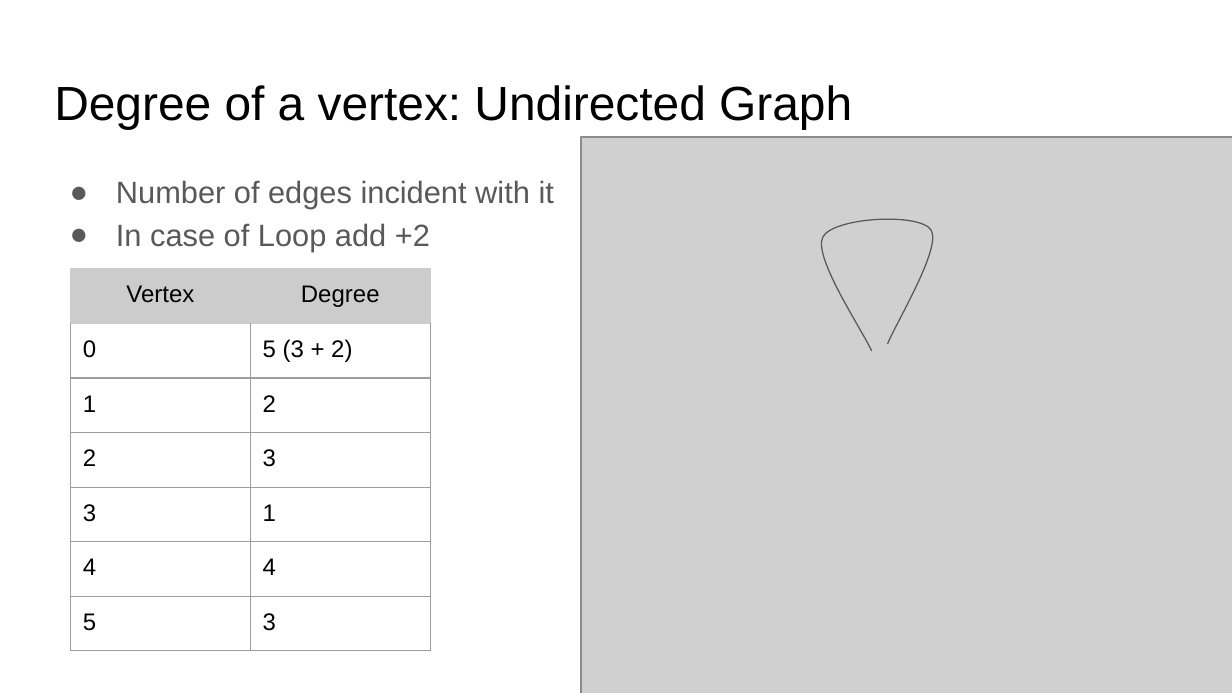
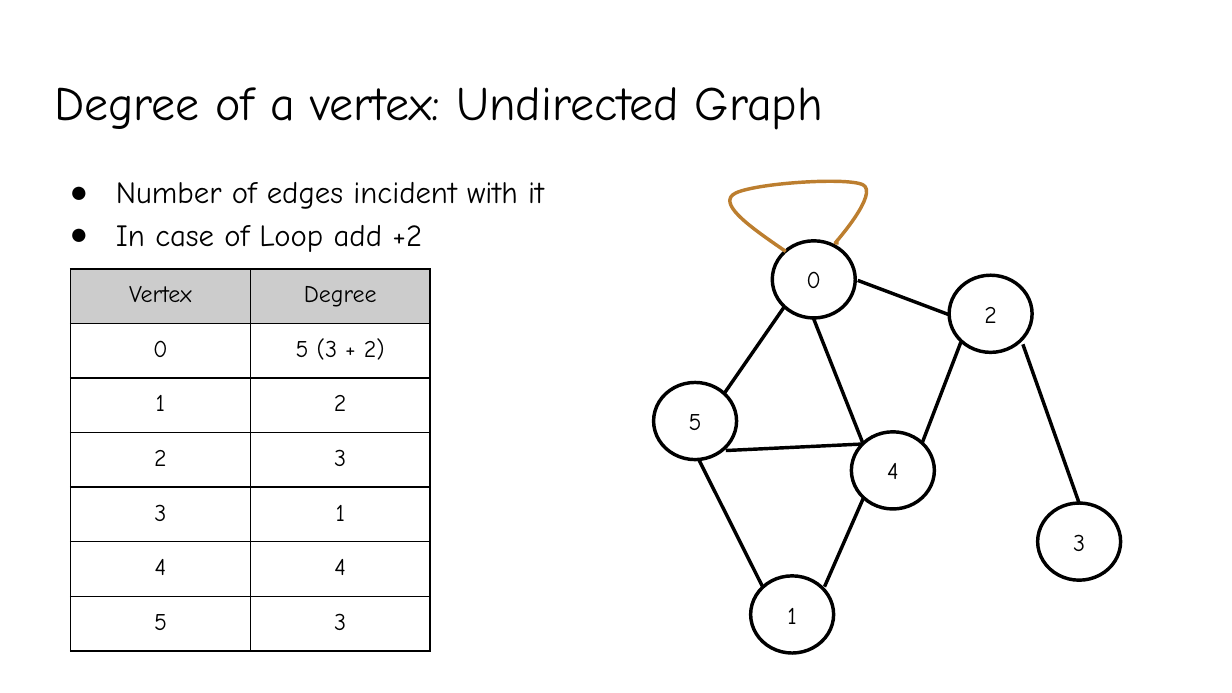
Before and after one commit to YeasirRayhanPrince/yeasirrayhanprince.github.io, a slide deck: slide 22 of cse106/slides/Lecture8.pptx (slide 21 before the commit). Drawn at 1232x693 pixels with LibreOffice and Linux fonts; fonts in the diff are those of the drawing; grey boxes stand for pictures. Boxes give left, top, right and bottom in pixels: in the first picture for what was removed or moved away, otherwise in the second. Text is boxed around its words. In the diff, an @@ line names an element or a change of style, - is before the commit and + after.

```diff
--- a/cse106/slides/Lecture8.pptx
+++ b/cse106/slides/Lecture8.pptx
@@ title "Degree of a vertex: Undirected ..." at [54, 87, 823, 130]: font Arial to Comic Neue @@
@@ picture removed at [582, 137, 1232, 693] @@
@@ text "Number of edges incident with ..." at [116, 182, 544, 252]: font Arial to Comic Neue, text colour #595959 to #000000 @@
@@ freeform shape added at [729, 181, 866, 251], outline #BD7F2F 2 pt @@
@@ freeform shape removed at [822, 219, 933, 351] @@
@@ table at [70, 269, 430, 650] @@
@@ font Arial to Comic Neue @@
@@ alignment left to centre @@
@@ borders changed @@
@@ ellipse added at [772, 240, 855, 318], fill #FFFFFF, outline #000000 2 pt, 14 pt, text #000000 @@
+0
@@ line added from (857, 281) to (949, 314), #000000 2 pt @@
@@ ellipse added at [949, 275, 1031, 352], fill #FFFFFF, outline #000000 2 pt, 14 pt, text #000000 @@
+2
@@ line added from (724, 393) to (785, 307), #000000 2 pt @@
@@ line added from (813, 317) to (864, 444), #000000 2 pt @@
@@ line added from (923, 442) to (961, 342), #000000 2 pt @@
@@ line added from (1023, 345) to (1079, 503), #000000 2 pt @@
@@ ellipse added at [654, 382, 737, 460], fill #FFFFFF, outline #000000 2 pt, 14 pt, text #000000 @@
+5
@@ line added from (726, 451) to (864, 444), #000000 2 pt @@
@@ ellipse added at [851, 432, 934, 510], fill #FFFFFF, outline #000000 2 pt, 14 pt, text #000000 @@
+4
@@ line added from (699, 458) to (763, 588), #000000 2 pt @@
@@ line added from (824, 586) to (864, 499), #000000 2 pt @@
@@ ellipse added at [1037, 503, 1120, 580], fill #FFFFFF, outline #000000 2 pt, 14 pt, text #000000 @@
+3
@@ ellipse added at [750, 575, 833, 653], fill #FFFFFF, outline #000000 2 pt, 14 pt, text #000000 @@
+1
```
Also in this commit, not shown: 36 other slides changed, 6 slides added, 7 other files.
